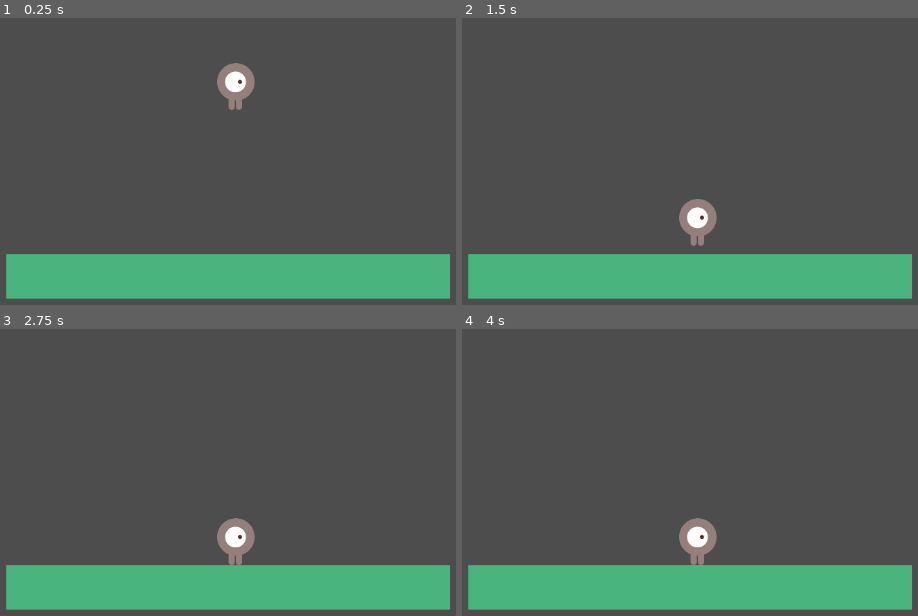
Above: before the commit, frames 1-4 (two rows, left to right).
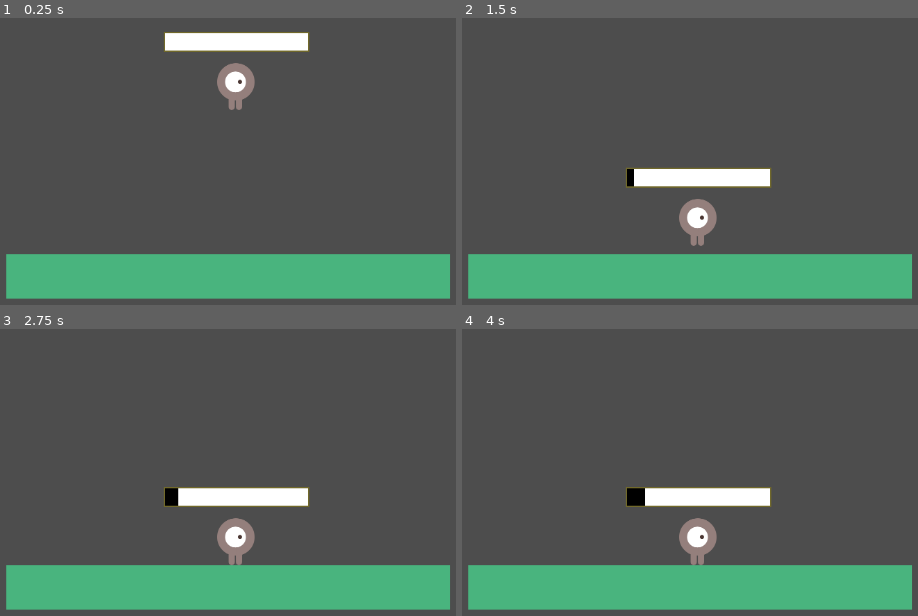
Above: after the commit, the same moments.

Repository: alx168/Bat_in_a_cave
Game: Godot game, scene res://player.tscn
The game is run twice, just before and just after one commit, with the same random seed, the same clock (stepped at 60 frames per second) and the same inputs.
Inputs:
- Up to frame 1 (0.25 s): no input
- Up to frame 2 (1.5 s): hold Space (button_press) 0.53-1.28 s; tap Space (button_press) at 1.35 s
- Up to frame 3 (2.75 s): hold Space (button_press) from 2.03 s (still down)
- Up to frame 4 (4 s): tap Enter at 2.75 s; release Space (button_press) at 2.78 s; tap Space (button_press) at 2.85 s; hold Space (button_press) from 3.53 s (still down)

The runs differ from the first frame. In frame 1, 2.2% of the frame differs, in the area x 35-68%, y 4-12%; in frame 2, 2.2%; in frame 3, 2.2%; in frame 4, 2.2%.

Commit message:
magnitude of flight bar complete. TODO: Direction bar.

Diff:
--- /dev/null
+++ b/flight_power_bar.gd
@@ -0,0 +1,25 @@
+extends ProgressBar
+
+@onready var timer = $FlightTimer
+@onready var flight_charge_bar = $FlightCharge
+
+var flight_charge = 0 : set = _set_charge
+
+func _set_charge(new_charge):
+	var prev_charge = flight_charge
+	value = new_charge
+
+	#if charge >= 0 and charge < 100:
+		#flight_charge_bar.value = 0
+	#if charge >= 100:
+		#flight_charge_bar.value = 100
+
+#func init_flight_charge(_charge):
+	#charge = 0
+	#max_value = 100.0
+	#min_value = 0
+	#value = charge
+	#flight_charge_bar.max_value = 100.0
+	#flight_charge_bar.min_value = 0
+	#flight_charge_bar.value = charge
+	#print("init values: charge: " + str(charge) + " min: " + str(min_value) + " value: " + str(value) + " max_value: " + str(max_value))
--- /dev/null
+++ b/flight_power_bar.tscn
@@ -0,0 +1,43 @@
+[gd_scene load_steps=6 format=3 uid="uid://dadcenx5wy85t"]
+
+[ext_resource type="Script" path="res://flight_power_bar.gd" id="1_fk83v"]
+
+[sub_resource type="StyleBoxEmpty" id="StyleBoxEmpty_km6y4"]
+
+[sub_resource type="StyleBoxFlat" id="StyleBoxFlat_7east"]
+bg_color = Color(0, 0, 0, 1)
+
+[sub_resource type="StyleBoxFlat" id="StyleBoxFlat_hj20i"]
+bg_color = Color(0.443439, 0.410896, 0.168653, 1)
+expand_margin_left = 2.0
+expand_margin_top = 2.0
+expand_margin_right = 2.0
+expand_margin_bottom = 2.0
+shadow_color = Color(0, 0, 0, 0.27451)
+shadow_offset = Vector2(0, 1)
+
+[sub_resource type="StyleBoxFlat" id="StyleBoxFlat_1accr"]
+bg_color = Color(1, 1, 1, 1)
+
+[node name="FlightBar" type="ProgressBar"]
+z_index = 1
+offset_right = 240.0
+offset_bottom = 25.0
+theme_override_styles/background = SubResource("StyleBoxEmpty_km6y4")
+theme_override_styles/fill = SubResource("StyleBoxFlat_7east")
+value = 50.0
+show_percentage = false
+script = ExtResource("1_fk83v")
+
+[node name="FlightCharge" type="ProgressBar" parent="."]
+z_index = -1
+layout_mode = 1
+anchors_preset = 15
+anchor_right = 1.0
+anchor_bottom = 1.0
+grow_horizontal = 2
+grow_vertical = 2
+theme_override_styles/background = SubResource("StyleBoxFlat_hj20i")
+theme_override_styles/fill = SubResource("StyleBoxFlat_1accr")
+value = 100.0
+show_percentage = false
--- a/player.gd
+++ b/player.gd
@@ -3,6 +3,7 @@
 ### UI ###
 @export var speed = 400 # How fast the player will move (pixels/sec).
 var screen_size # Size of the game window.
+@onready var flight_charge_bar = $FlightBar
 
 ### INPUTS ###
 var input_flap: bool = false
@@ -13,16 +14,31 @@
 const gravity: float = .1
 const terminal_fall_speed: float = 5
 
+### GAMEPLAY ###
+const max_flight_charge: float = 100
+var flight_charge: float = 0
+const flight_charge_step: float = 0.1
+
 # Called when the node enters the scene tree for the first time.
 func _ready() -> void:
 	screen_size = get_viewport_rect().size
+	#flight_charge_bar.init_flight_charge(max_flight_charge)
 
 # handle inputs and visuals
 func _process(delta: float) -> void:
+	#print(flight_charge)
 	if Input.is_action_just_pressed("button_press"):
 		input_flap = true
+	if Input.is_action_pressed("button_press") and flight_charge < max_flight_charge:
+		#testing flight values
+		flight_charge = flight_charge + flight_charge_step
+	#uncomment below if we want a decreasing bar effect
+	#elif not Input.is_action_pressed("button_press") and flight_charge >= 0:
+		#flight_charge = flight_charge - flight_charge_step
+	_set_flight_charge(flight_charge)
 
 func _physics_process(delta: float) -> void:
+	print(flight_charge)
 	if input_flap:
 		grounded = false
 		velocity += Vector2(0, flight_acceleration)
@@ -36,3 +52,6 @@
 	if collisionInfo != null:
 			var grounded: bool = true
 			velocity = Vector2.ZERO
+
+func _set_flight_charge(value):
+	flight_charge_bar.flight_charge = flight_charge
--- a/player.tscn
+++ b/player.tscn
@@ -6,6 +6,7 @@
 [ext_resource type="Texture2D" uid="uid://brhs3i3aftj5u" path="res://art/entities/playerGrey_walk1.png" id="4_p6duc"]
 [ext_resource type="Texture2D" uid="uid://c1kq6g75g4yeo" path="res://art/entities/playerGrey_walk2.png" id="5_jfjgo"]
 [ext_resource type="Texture2D" uid="uid://kbf18m2j0122" path="res://art/tiles/kenney_abstract-platformer/Tilesheet/tilesheet_complete.png" id="6_n5a5q"]
+[ext_resource type="PackedScene" uid="uid://dadcenx5wy85t" path="res://flight_power_bar.tscn" id="7_i8k7v"]
 
 [sub_resource type="CapsuleShape2D" id="CapsuleShape2D_5deev"]
 radius = 27.0
@@ -324,6 +325,20 @@
 animation = &"walk"
 metadata/_edit_group_ = true
 
+[node name="FlightBar" parent="CharacterBody2D" instance=ExtResource("7_i8k7v")]
+anchors_preset = 8
+anchor_left = 0.5
+anchor_top = 0.5
+anchor_right = 0.5
+anchor_bottom = 0.5
+offset_left = -102.0
+offset_top = -77.0
+offset_right = 104.0
+offset_bottom = -52.0
+grow_horizontal = 2
+grow_vertical = 2
+size_flags_horizontal = 4
+
 [node name="TileMapLayer" type="TileMapLayer" parent="."]
 position = Vector2(426, 429)
 tile_map_data = PackedByteArray("AAAGAAAAAAAQAAUAAAAFAAAAAAAQAAUAAAAEAAAAAAAQAAUAAAADAAAAAAAQAAUAAAACAAAAAAAQAAUAAAABAAAAAAAQAAUAAAAAAAAAAAAQAAUAAAD//wAAAAAQAAUAAAD+/wAAAAAQAAUAAAD9/wAAAAAQAAUAAAA=")
Not shown: 1 places in player.tscn that only renumber resources
